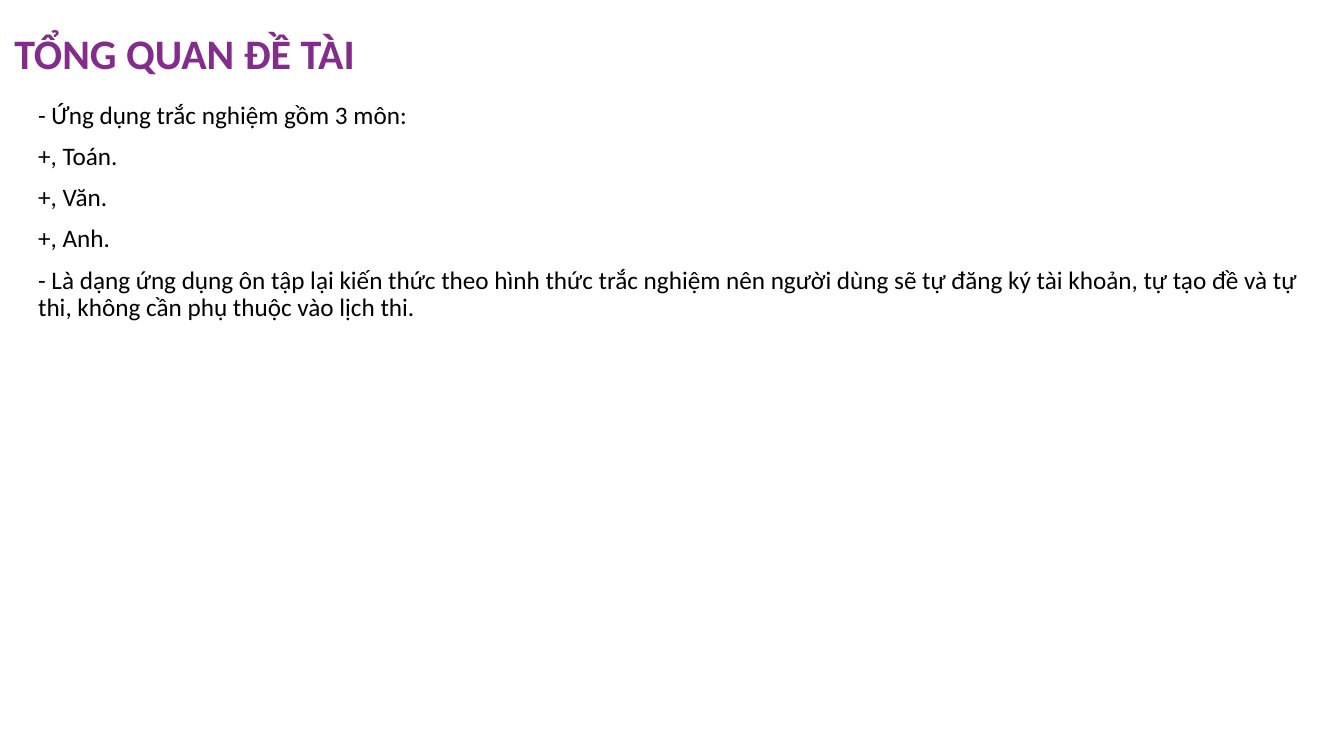
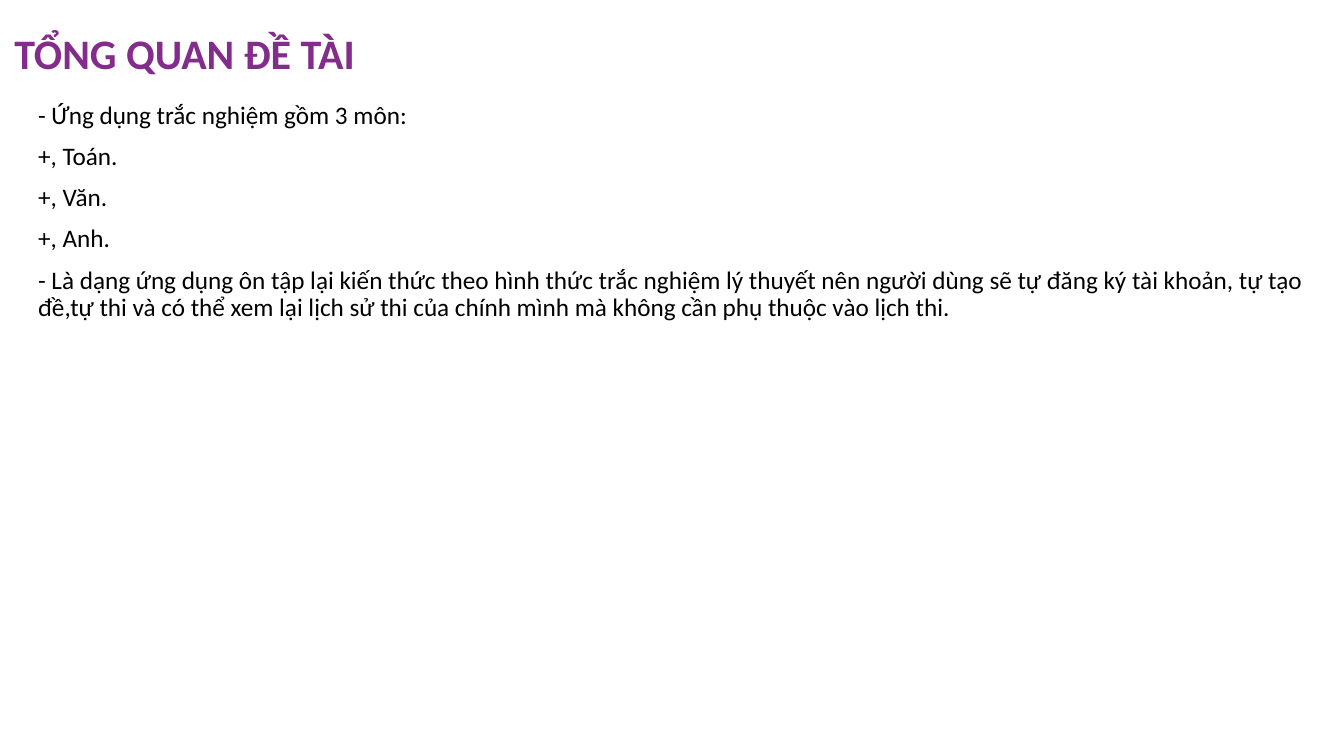
Before and after one commit to vungtranvan/ProjectSem4_Api, a slide deck: slide 3 of Slider-trinh-bay-Eproject-SemIV.pptx. Drawn at 1344x756 pixels with LibreOffice and Linux fonts; fonts in the diff are those of the drawing; background and template pictures are left out. Boxes give left, top, right and bottom in pixels: in the first picture for what was removed or moved away, otherwise in the second. Text is boxed around its words. In the diff, an @@ line names an element or a change of style, - is before the commit and + after.

```diff
--- a/Slider-trinh-bay-Eproject-SemIV.pptx
+++ b/Slider-trinh-bay-Eproject-SemIV.pptx
@@ text at <box>38,269,1301,321</box>: text changed @@
-- Là dạng ứng dụng ôn tập lại kiến thức theo hình thức trắc nghiệm nên người dùng sẽ tự đăng ký tài khoản, tự tạo đề và tự thi, không cần phụ thuộc vào lịch thi.
+- Là dạng ứng dụng ôn tập lại kiến thức theo hình thức trắc nghiệm lý thuyết nên người dùng sẽ tự đăng ký tài khoản, tự tạo đề,tự thi và có thể xem lại lịch sử thi của chính mình mà không cần phụ thuộc vào lịch thi.
```
Also in this commit, not shown: 4 other slides changed, 2 other files.
